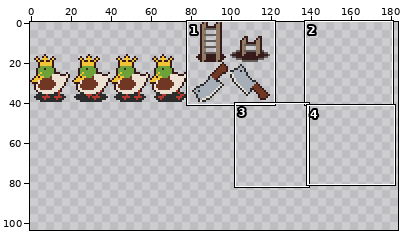
File history of a pixel-art file, assets/spriteshit.aseprite. The first picture is a wide view before the edit; the outline marks the close-up.
Close-up. Before the edit:
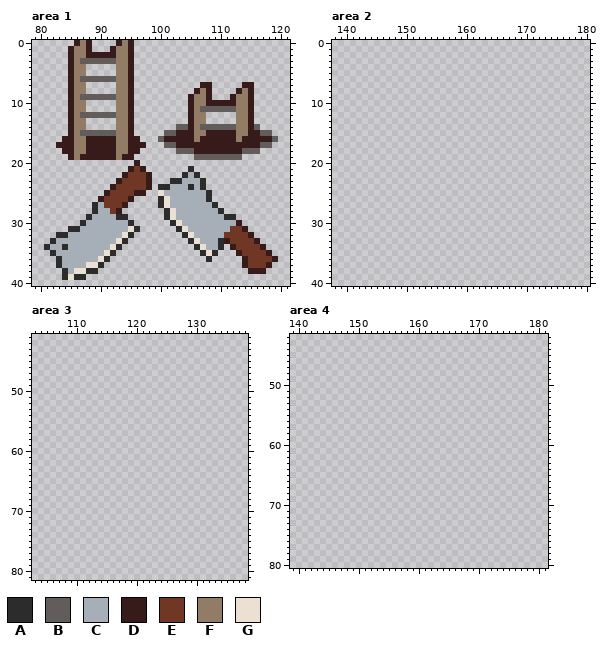
420x200 pixels, 1 frame. Shown: area 1: x 79..121, y 0..40; area 2: x 138..180, y 0..40; area 3: x 103..138, y 41..81; area 4: x 139..181, y 42..80. The wide view leaves out empty margins. The commit also changed other parts of the picture, which this record leaves out.
Palette (. is transparent): A #2c2c2c  B #625c5a  C #a6afb7  D #371b1b  E #713725  F #937c65  G #ece0d3
Pixels before, area 1, first column x 81:
 0 .....DFD....DFD........................
 1 ....DFFD...DFFD........................
 2 ....DFFDDDDDFFD........................
 3 ....DFBBBBBBFFD........................
 4 ....DFF.....FFD........................
 5 ....DFF.....FFD........................
 6 ....DFBBBBBBFFD........................
 7 ....DFF.....FFD...........DD.....DD....
 8 ....DFF.....FFD..........DFD....DFD....
 9 ....DFBBBBBBFFD.........DFFD...DFFD....
10 ....DFF.....FFD.........DFFDDDDDFFD....
11 ....DFF.....FFD.........DFBBBBBBFFD....
12 ....DFBBBBBBFFD.........DFF.....FFD....
13 ....DFF.....FFD.........DFF.....FFD....
14 ....DFF.....FFD.......BBDFBBBBBBFFDB...
15 ....DFBBBBBBFFD.....BBDDDFFDDDDDFFDDBB.
16 ...DDFFDDDDDFFDD...BDDDDDFDDDDDDFDDDDDB
17 ..DDDFFDDDDDFFDDD...BBDDDDDDDDDDDDDDBB.
18 ...DDFFDDDDDFFDD......BBBDDDDDDDDBBB...
19 ....DFDDDDDDFDD..........BBBBBBBB......
20 ...............D.......................
21 ..............DED.......A..............
22 .............DEEED.....ACA.............
23 ............DEEEED...AACCCA............
24 ...........DEEEEED.AACCCACA............
25 ..........DEEEEDD..GCCCCCCCA...........
26 .........DEEEED....AGCCCCCCA...........
27 ........ACEEED.....AGCCCCCCCA..........
28 ........ACCED.......AGCCCCCCCA.........
29 .......ACCCCAA......AGCCCCCCCCAA.......
30 ......ACCCCCCCA......AGCCCCCCCCCD......
31 ....AACCCCCCCCGA......AGCCCCCCCEED.....
32 ..AACCCCCCCCCGA........AGCCCCCEEEED....
33 .ACCCCCCCCCCGA..........AGCCCADEEEED...
34 ACCACCCCCCCGA............AGCCA.DEEEED..
35 .ACCCCCCCCGA..............AGA...DEEEED.
36 ..ACCCCCCGA................A.....DEEEED
37 ..ACCCCGGA.......................DEEED.
38 ...ACGGAA.........................DDD..
39 ...AGAA................................
After:
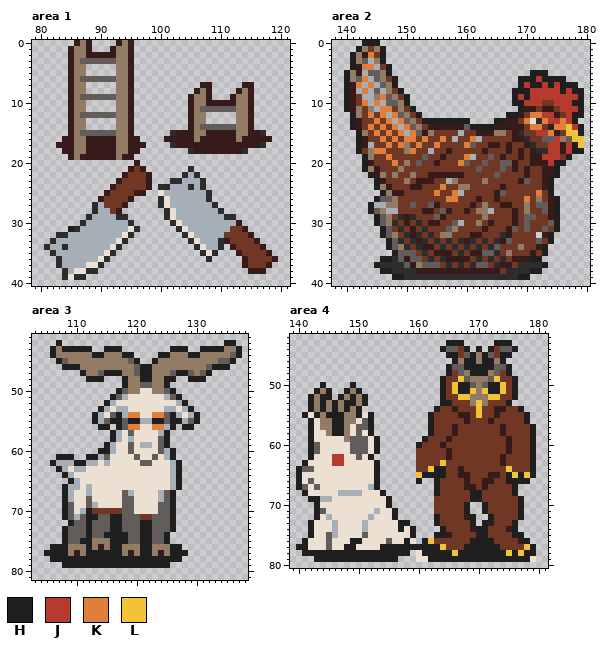
Colours new in this view: H #1f1f1f  J #b73a2f  K #e17e39  L #f2c237
Changes in this commit:
Area 1:
y 14: x 103..104 BB -> ..; x 116 B -> .
y 15: x 101..102 BB -> .A; x 117..118 BB -> A.
y 16: x 100 B -> .; x 119 B -> .
y 17: x 101..102 BB -> .A; x 117..118 BB -> A.
y 18: x 103..105 BBB -> ..A; x 114..116 BBB -> A..
y 19: x 106..113 BBBBBBBB -> ........
y 31: x 85 A -> H
Area 2:
y 0: x 143..145 ... -> HHH
y 1: x 142..146 ..... -> HFEFH
y 2: x 141..146 ...... -> HFDKEH
y 3: x 141..146 ...... -> HFBCFH
y 4: x 141..147 ....... -> HDKKCEH
y 5: x 140..147 ........ -> HFDCBBFH; x 171..173 ... -> HHH
y 6: x 140..148 ......... -> HFBKCBFEH; x 169..176 ........ -> HHHJHHHH
y 7: x 140..148 ......... -> HDKCKCBFH; x 169..178 .......... -> HJHHJHJHHH
y 8: x 140..149 .......... -> HDCKCBCFEH; x 168..179 ............ -> HHHJJJJJHJHH
y 9: x 140..150 ........... -> HDECCFKBFEH; x 168..179 ............ -> HJHJJJJJJJJH
y 10: x 140..150 ........... -> HDEKCKCBBFH; x 168..179 ............ -> HHJJJEEJJJHH
y 11: x 140..151 ............ -> HDFEFCKKEFEH; x 169..179 ........... -> HDDEDDEJJJH
y 12: x 141..152 ............ -> HFEKEKCKBFEH; x 167..179 ............. -> HHDEKKJJDEJHH
y 13: x 141..160 .................... -> HDEEKEKCKBFEHHHHHHHH; x 165..178 .............. -> HHDDEKGAKJJKJH
y 14: x 141..179 ....................................... -> HDEKEKEKCKBFEDDDDDDBHHHHDDDDDEKKEDKKLJH
y 15: x 142..179 ...................................... -> HFEKEKEKCKBDFEEEECEEDDDFFEDAEEJJKDELLH
y 16: x 142..179 ...................................... -> HDEEKEKEKKEKEEKECEEKCEEEEEDDAEEBBJFBLL
y 17: x 142..179 ...................................... -> HDCEEKEKFEKEEKEEEEKBEEDDEDEEDAEEJJDJHL
y 18: x 142..179 ...................................... -> HEFKKEEEFKEECEEDEEEEEDEEEDEDEDAAJJDJHH
y 19: x 143..177 ................................... -> HFEEKEEEEEBEEDEEEKCEEBEDEEDEDDJJJEH
y 20: x 143..176 .................................. -> HDEEEKEFEBEEDEEEKBEEBEEBBDEEDDDJHH
y 21: x 143..175 ................................. -> HFDEEEFEEEEEEEEEEEEBEEEBEDEDEEDDH
y 22: x 144..175 ................................ -> HDFEFEEFEEDDDDDDEEEEEBEEEEDEEDDH
y 23: x 145..174 .............................. -> HDEEEFEDDDEECFEEEEFEEEEEDBEEDH
y 24: x 145..174 .............................. -> HFDEEEDDEEEKEEFFEEEEEDEEEEEEDH
y 25: x 146..174 ............................. -> HFDDEEEEEKEEKCEEEEEDBEEEEEKEH
y 26: x 145..175 ............................... -> HBBFEEEEEEEEKKEEEDEEDEEEEKEFEDH
y 27: x 144..175 ................................ -> HCCFFEEBEEBDEEEEEDEFEEDDEEFEBBDH
y 28: x 144..175 ................................ -> HBFCCEEEEDDEBDEEDEFFCEEEDEFEEBDH
y 29: x 145..175 ............................... -> HBFEADAEEEBDEEEEEEFEEEEDEBBEEDH
y 30: x 145..175 ............................... -> HBFAEDEAEDDEEBCEEFEDEEEDEBEEEBH
y 31: x 146..175 .............................. -> HBEAEDEAEEEBFEEEEDEEEDBEBEEBEH
y 32: x 146..171 .......................... -> HBFEADAEAEFFEEEDDEEEADEEEE; x 173..174 .. -> DH
y 33: x 147..174 ............................ -> HBAEADAEAEAEADAEAEADBEEEEBEH
y 34: x 147..173 ........................... -> HBFAEADDEAEAEAEAEABEEEFEEDH
y 35: x 148..173 .......................... -> HBBBEAEDDDEAEDDBBAEFEEEDEH
y 36: x 146..172 ........................... -> HHABDBBEAEADDDDEAEAEAEDDDHH
y 37: x 145..173 ............................. -> HAAAABDFBBBEAEAEABBEADDEAAAAH
y 38: x 146..172 ........................... -> HHAAAADDDDDDDDDDDDDDEAAAAHH
y 39: x 148..170 ....................... -> HHAAAAAAAAAAAAAAAAAAAHH
Area 3:
y 42: x 107 . -> H; x 135..136 .. -> HH
y 43: x 106..112 ....... -> HFHHHHH; x 115..117 ... -> HHH; x 126..128 ... -> HHH; x 131..137 ....... -> HHHHFFH
y 44: x 106..119 .............. -> HFFFFFFHHFFFHH; x 124..137 .............. -> HHFFFHHFFFFFBH
y 45: x 107..120 .............. -> HBFFFFFFFFFFBH; x 123..136 .............. -> HFFFFFFFFFFBBH
y 46: x 108..135 ............................ -> HHHFFFFFFFFFBHHFFFFFFFFFBHHH
y 47: x 111..132 ...................... -> HFFBHHHFFBHHFFFBHHBFBH
y 48: x 112..114 ... -> HHH; x 118..126 ......... -> HFFHHFFHH; x 129..131 ... -> HHH
y 49: x 118..125 ........ -> HFFBBFFH
y 50: x 117..126 .......... -> HBFFGGFFBH
y 51: x 116..127 ............ -> HBCGGGGGGCBH
y 52: x 115..128 .............. -> HCGGGGGGGGGGCH
y 53: x 114..129 ................ -> HCGCCGGGGGGCCGCH
y 54: x 113..130 .................. -> HCGBHCKKGGKKBHCGCH
y 55: x 113..130 .................. -> HCBHHBHHCCHHBHHCBH
y 56: x 114..115 .. -> HH; x 117..126 .......... -> HBKKGGKKCH; x 128..129 .. -> HH
y 57: x 116..125 .......... -> HCGBGGGGCH
y 58: x 116..125 .......... -> HCGCGGGGBH
y 59: x 115..125 ........... -> HCGGBGCCGBH
y 60: x 114..126 ............. -> HHCGGBGGGGBCH
y 61: x 107..109 ... -> HHH; x 112..126 ............... -> HHCBGGGGBGGBGCH
y 62: x 106..127 ...................... -> HCCCHHCCGCGGGGGBBGGGCH
y 63: x 107..127 ..................... -> HCGCCGGGGGGGGGGGGGGCH
y 64: x 108..127 .................... -> HCGGGGGGGGGGGGGGGGCH
y 65: x 109..127 ................... -> HCGGGGGGGGGGGGGGGCH
y 66: x 108..127 .................... -> HCCGCGGGGGGGGGGGGGCH
y 67: x 108..126 ................... -> HCGGCGGGGGBCGGGGCBH
y 68: x 108..126 ................... -> HCGGBGGGGGBBGGGGCBH
y 69: x 108..126 ................... -> HBGGBCGGGGBBGGGGBBH
y 70: x 108..126 ................... -> HBGCHEEEEEBBGGGGBBH
y 71: x 108..126 ................... -> HBCBHHBBHHBBBEEBBBH
y 72: x 109..126 .................. -> HBBHBBBHHBBBHHBBBH
y 73: x 108..126 ................... -> HBBBHBBBHHBBBHHBBBH
y 74: x 108..125 .................. -> HBBBHBBHHHHBBHHBBH
y 75: x 108..125 .................. -> HBBHHFFFHHHBBHHBBH
y 76: x 106..127 ...................... -> HHHFFFHFDFHHFFFHHFFFHH
y 77: x 105..128 ........................ -> HHHHFDFHHHHHHFDFHHFDFHHH
y 78: x 106..127 ...................... -> HHHHHHHHHHHHHHHHHHHHHH
y 79: x 108..125 .................. -> HHHHHHHHHHHHHHHHHH
Area 4:
y 43: x 165..167 ... -> HHH; x 173..175 ... -> HHH
y 44: x 164..168 ..... -> HBBEH; x 170 . -> H; x 172..176 ..... -> HEBBH
y 45: x 165..175 ........... -> HHEBHFHBEHH
y 46: x 166..174 ......... -> HFHHFHHFH
y 47: x 165..175 ........... -> HBBHHHHHBBH
y 48: x 165..175 ........... -> HEBFHHHFBEH
y 49: x 164..176 ............. -> HEELBFFFBLEEH
y 50: x 144 . -> H; x 149 . -> H; x 164..176 ............. -> HELHHBFBHHLEH
y 51: x 143..145 ... -> HFH; x 148..150 ... -> HFH; x 164..176 ............. -> HELHHLFLHHLEH
y 52: x 142..145 .... -> HFHH; x 147..151 ..... -> HFHFH; x 164..176 ............. -> HEELLFFFLLEEH
y 53: x 142..151 .......... -> HFHFHFHHFH; x 164..175 ............ -> HHEEEFLFEEEH
y 54: x 142..150 ......... -> HFHFHFHFH; x 163..177 ............... -> HEEDEEELEEDDEEH
y 55: x 141..152 ............ -> HGHFHHHFFHGH; x 162..178 ................. -> HEEEEDDELEEDEEEEH
y 56: x 142..152 ........... -> HGFFHHFFGBH; x 162..178 ................. -> HEEEEEDEEEDEEEEEH
y 57: x 142..152 ........... -> HGFFHHFGBBH; x 162..179 .................. -> HEEEDEEEEEEEDEEEEH
y 58: x 142..152 ........... -> HGGFHHFGBGH; x 162..179 .................. -> HEEEDEEEEEEEDEEEEH
y 59: x 142..153 ............ -> HGGGGGFBBBGH; x 161..179 ................... -> HEEEDEEEEEEEEEDEEEH
y 60: x 142..153 ............ -> HBGGGGGBBBGH; x 160..179 .................... -> HEEEDEEEEEEEEEEDEEEH
y 61: x 142..153 ............ -> HBGGGGGBBBGH; x 160..179 .................... -> EEEEEDEEEEEEEEEDEEEH
y 62: x 142..152 ........... -> HGGGJJGGBGH; x 160..179 .................... -> EEEEEDEEEEEEEEDEEEEH
y 63: x 141..153 ............. -> HGGGGJJGGGGGH; x 160..179 .................... -> EEEELEEEEEEEEEDEEEEH
y 64: x 140..153 .............. -> HBBGGGGGGGGGGH; x 160..179 .................... -> EELHHEEDEEEEEEELEEEH
y 65: x 140..153 .............. -> HGGGGGGGGGGGGH; x 160..179 .................... -> LHHHHEEDDEEEDDEHLHLH
y 66: x 140..153 .............. -> HGBGGGGGGGGGGH; x 160 . -> H; x 163..178 ................ -> HEEEEDEEDDEEHHHH
y 67: x 140..153 .............. -> HBGBGGGGGGGGCH; x 163..176 .............. -> HEEEEDDEDEEEEH
y 68: x 141..154 .............. -> HGGGGGCCCCGGGH; x 163..176 .............. -> HEEEEEHHEEEEEH
y 69: x 142..155 .............. -> HHCCGGGGGGGGGH; x 163..177 ............... -> EEEEEEHHEEEEEEH
y 70: x 143..155 ............. -> HGGGGGGGGGGGH; x 163..168 ...... -> EEEEEH; x 171..177 ....... -> HEEEEEH
y 71: x 143..156 .............. -> HBGGGGGGGGCGGH; x 163..168 ...... -> EEEEEH; x 171..177 ....... -> HEEEEEH
y 72: x 143..156 .............. -> HGCGGGGGGCGGGH; x 163..169 ....... -> HEEEEDH; x 172..177 ...... -> HEEEEH
y 73: x 142..158 ................. -> HGGGCGGGGCGGGGGHH; x 163..169 ....... -> HEEEEEH; x 171..176 ...... -> HDEEEH
y 74: x 142..159 .................. -> HGGGCGGGGCGGGGGHGH; x 164..176 ............. -> HEEEEDHHEEEDH
y 75: x 142..159 .................. -> HGGBCGGGGBGGGGGGGH; x 163..177 ............... -> HHDEEEEHHEEEEHH
y 76: x 141..159 ................... -> HGGGBGGGHHGGGGBGGHG; x 161..178 .................. -> HLEEEEEEHHHHEEEEDH
y 77: x 140..179 ........................................ -> HHGGGBGGHHGGGGHHHHHHHHHHLEEEHHHHHHEEEELH
y 78: x 141..158 .................. -> HHHHHHHHHHHHHHHHHH; x 160..179 .................... -> GHHHHHLHHHHHHHHLHLHH
y 79: x 143..156 .............. -> HHHHHHHHHHHHHH; x 160..179 .................... -> GGHHHHHHHHHHHHHHHHHG
Changed places in both close-ups, as pixel boxes (x1, y1, x2, y2):
changed: (158, 124, 278, 160)
changed: (68, 226, 74, 232)
added: (344, 40, 584, 280)
added: (44, 340, 242, 568)
added: (296, 340, 536, 562)
